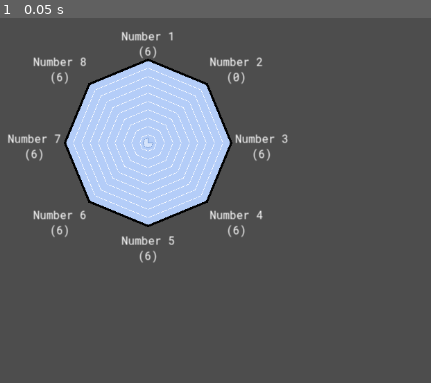
Above: before the commit, frame 1.
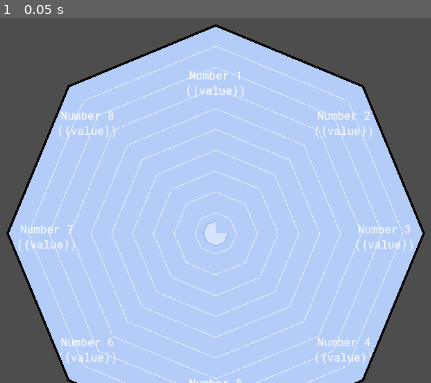
Above: after the commit, the same moment.

Repository: TheLsbt/godot_radar_graph
Game: Godot game, scene res://src/debug.tscn
The game is run twice, just before and just after one commit, with the same random seed, the same clock (stepped at 60 frames per second) and the same inputs. The project has no main scene, so this scene is started directly.
Inputs:
- Up to frame 1 (0.05 s): no input

The runs differ from the first frame. In frame 1, 63% of the frame differs, in the area x 1-99%, y 1-100%.

Commit message:
Changes
Removed substitute values.
Fixed the encompassing not calculating the actual graph background.

Diff:
--- a/src/debug.tscn
+++ b/src/debug.tscn
@@ -1,61 +1,8 @@
-[gd_scene load_steps=7 format=3 uid="uid://do0y2sp1egpxk"]
+[gd_scene load_steps=4 format=3 uid="uid://do0y2sp1egpxk"]
 
 [ext_resource type="Script" path="res://src/debug.gd" id="1_a3brh"]
 [ext_resource type="Script" path="res://src/radar_graph.gd" id="2_k8q7i"]
 [ext_resource type="FontFile" uid="uid://botqsldqnqjxn" path="res://RobotoMono-VariableFont_wght.ttf" id="3_kfrwk"]
-
-[sub_resource type="Animation" id="Animation_jpx1p"]
-resource_name = "new_animation"
-tracks/0/type = "method"
-tracks/0/imported = false
-tracks/0/enabled = true
-tracks/0/path = NodePath("RadarGraph")
-tracks/0/interp = 1
-tracks/0/loop_wrap = true
-tracks/0/keys = {
-"times": PackedFloat32Array(0, 1),
-"transitions": PackedFloat32Array(1, 1),
-"values": [{
-"args": [0, 100.0],
-"method": &"set_item_value"
-}, {
-"args": [0, 0.0],
-"method": &"set_item_value"
-}]
-}
-tracks/1/type = "value"
-tracks/1/imported = false
-tracks/1/enabled = true
-tracks/1/path = NodePath("RadarGraph:items/key_1/value")
-tracks/1/interp = 1
-tracks/1/loop_wrap = true
-tracks/1/keys = {
-"times": PackedFloat32Array(0, 1),
-"transitions": PackedFloat32Array(1, 1),
-"update": 0,
-"values": [0.0, 100.0]
-}
-
-[sub_resource type="Animation" id="Animation_rpjc1"]
-length = 0.001
-tracks/0/type = "value"
-tracks/0/imported = false
-tracks/0/enabled = true
-tracks/0/path = NodePath("RadarGraph:items/key_1/value")
-tracks/0/interp = 1
-tracks/0/loop_wrap = true
-tracks/0/keys = {
-"times": PackedFloat32Array(0),
-"transitions": PackedFloat32Array(1),
-"update": 0,
-"values": [0.0]
-}
-
-[sub_resource type="AnimationLibrary" id="AnimationLibrary_utd32"]
-_data = {
-"RESET": SubResource("Animation_rpjc1"),
-"new_animation": SubResource("Animation_jpx1p")
-}
 
 [node name="Debug" type="Node2D"]
 position = Vector2(161, 132)
@@ -64,11 +11,11 @@
 [node name="RadarGraph" type="Control" parent="."]
 layout_mode = 3
 anchors_preset = 0
-offset_right = 404.98
-offset_bottom = 338.98
+offset_right = 600.0
+offset_bottom = 600.0
 script = ExtResource("2_k8q7i")
 key_count = 8
-radius = 120.0
+radius = 300.0
 key_items = Array[Dictionary]([{
 "title": "Number 1
 ({value})",
@@ -121,9 +68,9 @@
 step = 0.2
 rounded = true
 font = ExtResource("3_kfrwk")
-title_seperation = 5.49
+title_seperation = -100.0
 background_color = Color(0.705058, 0.802439, 0.972596, 1)
-background_outline_width = 3.2
+background_outline_width = 3.22
 graph_color = Color(0.8394, 0.89315, 0.984997, 1)
 graph_outline_color = Color(0.47168, 0.610492, 0.838542, 1)
 graph_outline_width = 0.8
@@ -164,8 +111,3 @@
 items/key_7/title = "Number 8
 ({value})"
 items/key_7/tooltip = ""
-
-[node name="AnimationPlayer" type="AnimationPlayer" parent="."]
-libraries = {
-"": SubResource("AnimationLibrary_utd32")
-}
--- a/src/radar_graph.gd
+++ b/src/radar_graph.gd
@@ -307,6 +307,7 @@
 	_encompassing_rect = Rect2()
 	for rect in _title_rect_cache:
 		_encompassing_rect = _encompassing_rect.merge(rect)
+	_encompassing_rect = _encompassing_rect.merge(Rect2(Vector2.ZERO, radius_v2 * 2))
 
 	_update_size()
 	_encompassing_offset = position - _encompassing_rect.position
@@ -323,11 +324,7 @@
 	_title_rect_cache.clear()
 
 	for index in range(key_count):
-		# Get the subsitute variables
-		var subsitutes := {
-			"value": get_item_value(index)
-		}
-		var title: String = get_item_title(index).format(subsitutes, "{_}")
+		var title: String = get_item_title(index)
 		var title_size := font.get_multiline_string_size(
 			title, HORIZONTAL_ALIGNMENT_LEFT, -1, font_size)
 		var first_line_size := font.get_string_size(
@@ -568,10 +565,7 @@
 
 func _draw_titles() -> void:
 	for index in range(key_count):
-		var subsitutes := {
-			"value": get_item_value(index)
-		}
-		var title := get_item_title(index).format(subsitutes)
+		var title := get_item_title(index)
 		var rect := _title_rect_cache[index]
 		var first_line_size := font.get_string_size(
 			title.get_slice("\n", 0), HORIZONTAL_ALIGNMENT_CENTER, rect.size.x, font_size)
